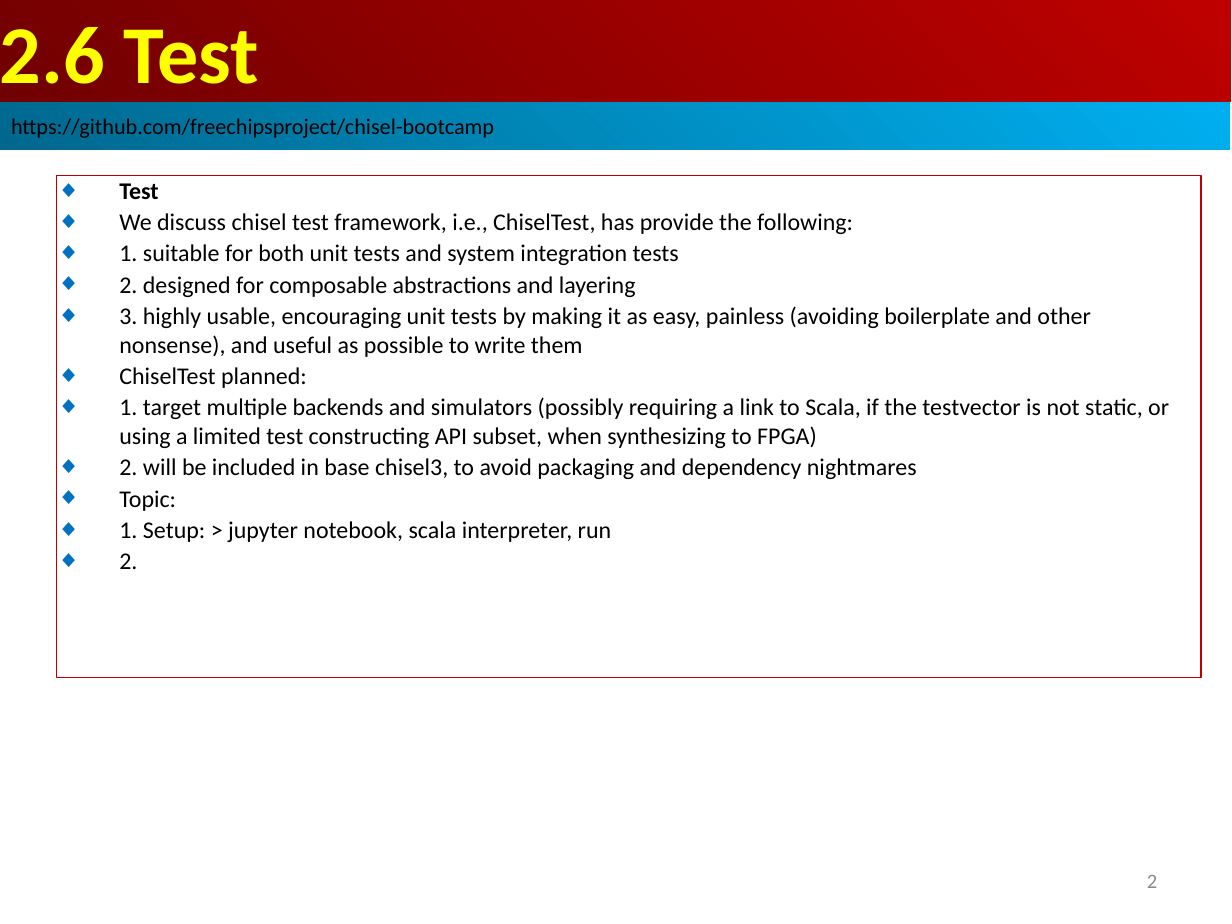
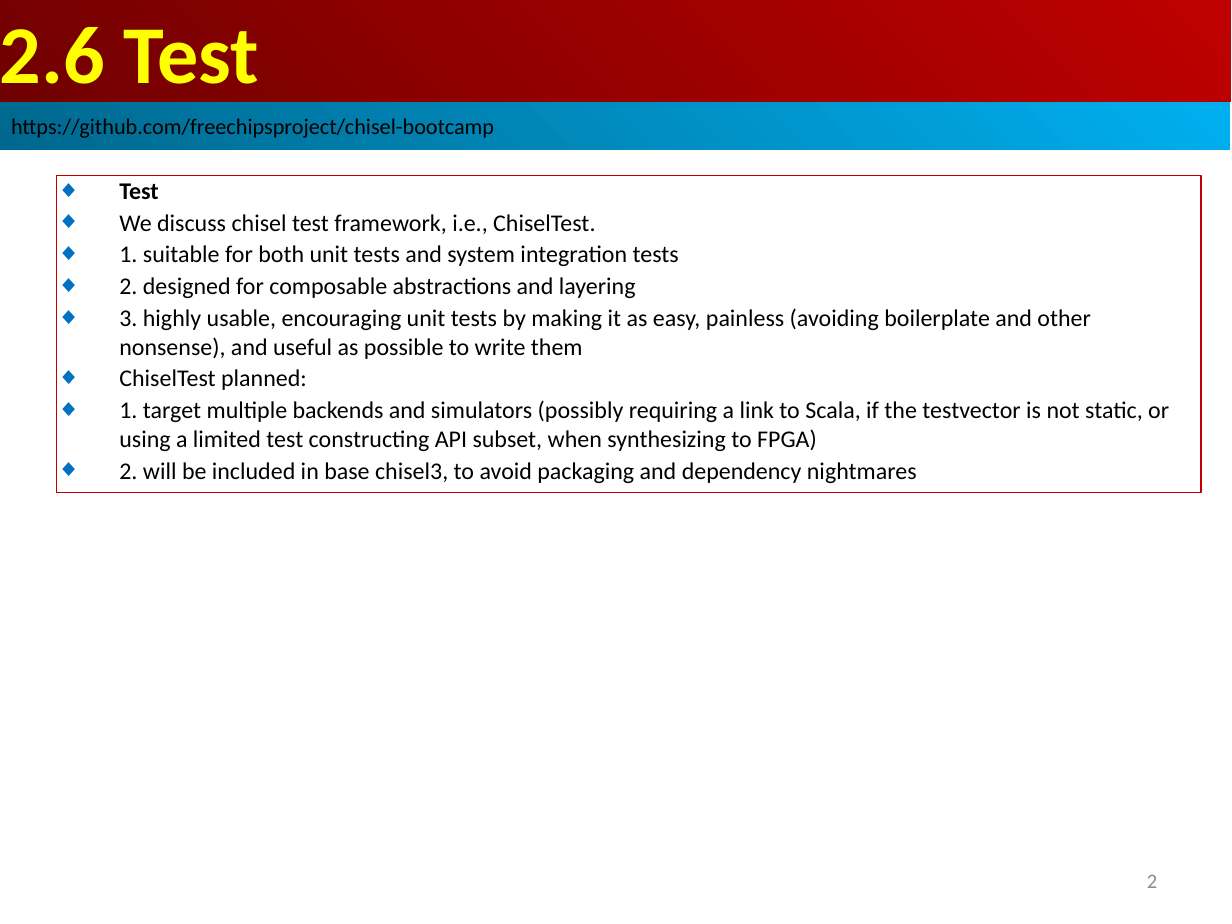
Before and after one commit to peterhchen/AIU_CS800_Chisel, a slide deck: slide 2 of 300_UCB_BC/002.6_Test/000_Video/002.6_Test.ppt. Drawn at 1232x924 pixels with LibreOffice and Linux fonts; fonts in the diff are those of the drawing. Boxes give left, top, right and bottom in pixels: in the first picture for what was removed or moved away, otherwise in the second. Text is boxed around its words. In the diff, an @@ line names an element or a change of style, - is before the commit and + after.

```diff
--- a/300_UCB_BC/002.6_Test/000_Video/002.6_Test.ppt
+++ b/300_UCB_BC/002.6_Test/000_Video/002.6_Test.ppt
@@ rectangle "Test": place and size @@
-rectangle "Test" at <box>57,175,1201,678</box>
+rectangle "Test" at <box>57,175,1201,493</box>
@@ text in rectangle at <box>119,214,595,234</box>: text changed @@
-◆ We discuss chisel test framework, i.e., ChiselTest, has provide the following:
+◆ We discuss chisel test framework, i.e., ChiselTest.
@@ text in rectangle at <box>119,490,612,569</box>: paragraphs removed @@
-◆ Topic:
-◆ 1. Setup: > jupyter notebook, scala interpreter, run
-◆ 2.
```
Also in this commit, not shown: 9 other slides changed, 9 slides added.
